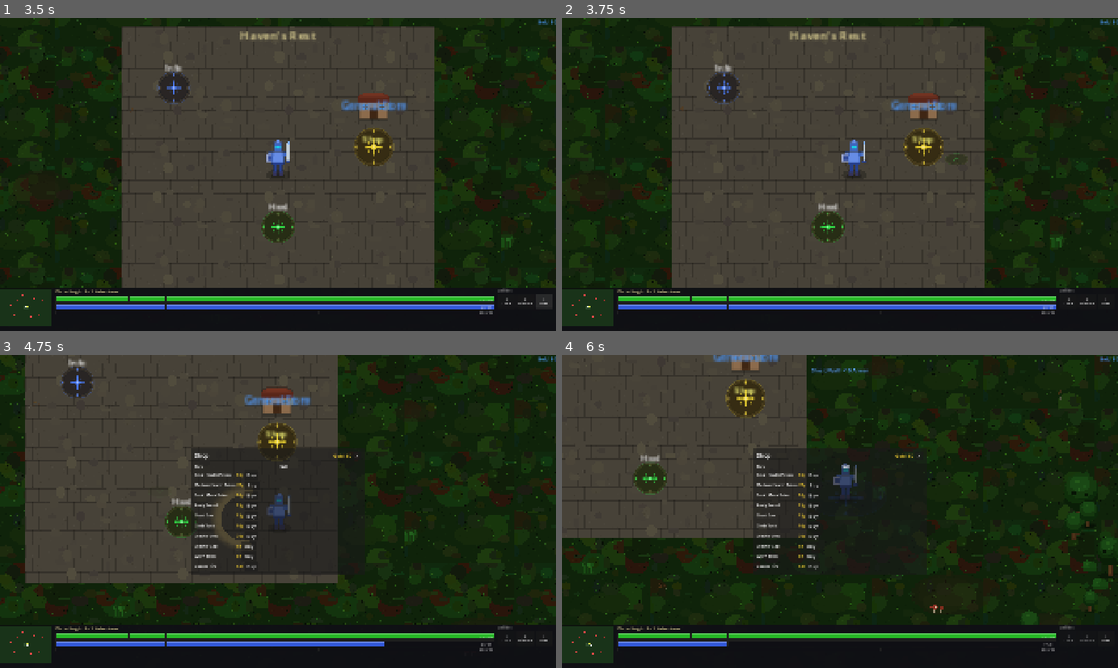
Above: before the commit, frames 1-4 (two rows, left to right).
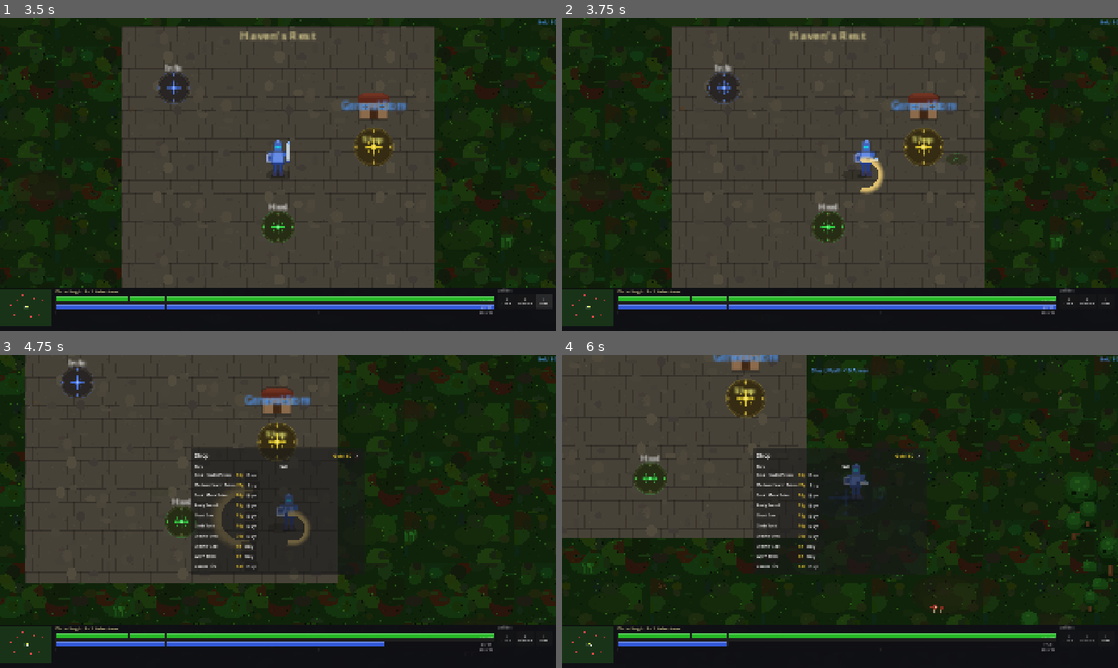
Above: after the commit, the same moments.

Repository: slxny/legends-open-rpg
Game: Godot game, scene res://scenes/main.tscn
The game is run twice, just before and just after one commit, with the same random seed, the same clock (stepped at 60 frames per second) and the same inputs.
Inputs (mouse positions are in pixels of both pictures, inside the frame that each line leads up to):
- Up to frame 1 (3.5 s): click "SELECT" at 0.5 s; click "Q Cleave" at 1.25 s; click "E Shield Wall" at 2 s; click "I Items" at 2.75 s
- Up to frame 2 (3.75 s): tap Enter at 3.5 s; move the mouse to (962, 158) at 3.52 s; hold D (move_right) from 3.53 s (still down); hold Space (attack) from 3.53 s (still down); click (962, 158) at 3.67 s
- Up to frame 3 (4.75 s): move the mouse to (166, 527) at 4.27 s; release D (move_right) at 4.28 s; release Space (attack) at 4.28 s; hold S (move_down) from 4.28 s (still down); tap Q (ability_1) at 4.35 s; click (166, 527) at 4.42 s; tap Space (attack) at 4.55 s
- Up to frame 4 (6 s): move the mouse to (895, 442) at 5.02 s; release S (move_down) at 5.03 s; hold D (move_right) 5.03-5.78 s; hold E (ability_2) 5.03-5.78 s; click (895, 442) at 5.17 s; tap Space (attack) at 5.3, 5.85 s; move the mouse to (812, 574) at 5.77 s; hold W (move_up) from 5.78 s (still down); click (812, 574) at 5.92 s

Frame 1 is identical in both runs. In frame 2, 0.6% of the frame differs, in the area x 50-59%, y 38-57%; in frame 3, 0.5%; in frame 4, 0.3%.

Commit message:
Space always swings; hits enemies in range, whiffs if none nearby
- Attack cooldown and animation now trigger regardless of whether an enemy
  is in range — you always see the swing
- If an enemy is under the mouse or in the forward cone, they take damage
- If no enemy is reachable, plays a whiff swing animation with slash VFX

https://claude.ai/code/session_01Dfh27BWG9Vw5HJZPhEGQWV

Diff:
--- a/scenes/player/player.gd
+++ b/scenes/player/player.gd
@@ -165,31 +165,35 @@
 	if _is_attack_animating or _attack_cooldown > 0.0:
 		return
 
+	_attack_cooldown = 1.0 / stats.attack_speed
 	_enemies_in_range = _enemies_in_range.filter(func(e): return is_instance_valid(e) and not e.get("_is_dead"))
 
-	# Priority 1: enemy directly under the mouse cursor
+	# Find the best target to hit, if any — attack swings regardless
+	var hit_target: Node2D = null
+
+	# Priority 1: enemy directly under the mouse cursor and in range
 	var mouse_target = _get_enemy_at_mouse()
 	if mouse_target and mouse_target in _enemies_in_range:
-		_attack_cooldown = 1.0 / stats.attack_speed
-		_perform_attack(mouse_target)
-		return
-
-	# Priority 2: closest enemy in the direction the hero is facing
-	var facing = Vector2.RIGHT if not sprite.flip_h else Vector2.LEFT
-	var best: Node2D = null
-	var best_score := -INF
-	for enemy in _enemies_in_range:
-		var to_enemy = (enemy.global_position - global_position)
-		var dot = facing.dot(to_enemy.normalized())
-		if dot > 0.3:  # Within ~72° cone in front
-			var score = dot - to_enemy.length() * 0.001
-			if score > best_score:
-				best_score = score
-				best = enemy
-
-	if best:
-		_attack_cooldown = 1.0 / stats.attack_speed
-		_perform_attack(best)
+		hit_target = mouse_target
+	else:
+		# Priority 2: closest enemy in the direction the hero is facing
+		var facing = Vector2.RIGHT if not sprite.flip_h else Vector2.LEFT
+		var best_score := -INF
+		for enemy in _enemies_in_range:
+			var to_enemy = (enemy.global_position - global_position)
+			var dot = facing.dot(to_enemy.normalized())
+			if dot > 0.3:  # Within ~72° cone in front
+				var score = dot - to_enemy.length() * 0.001
+				if score > best_score:
+					best_score = score
+					hit_target = enemy
+
+	# Always swing — pass null target for an empty swing with just VFX
+	var facing_dir = Vector2.RIGHT if not sprite.flip_h else Vector2.LEFT
+	if hit_target:
+		_perform_attack(hit_target)
+	else:
+		_perform_swing_no_target(facing_dir)
 
 func _get_world_mouse_pos() -> Vector2:
 	# Use the viewport's canvas transform so the result matches what is
@@ -327,6 +331,30 @@
 		# Melee attack: lunge + slash
 		_do_melee_attack(target, result)
 
+func _perform_swing_no_target(dir: Vector2) -> void:
+	# Full swing animation with VFX but no target — empty swing in facing direction
+	_is_attack_animating = true
+	var swing_idx = COMBO_SEQUENCE[_combo_index % COMBO_SEQUENCE.size()]
+	var frames = _combo_swings[swing_idx] if swing_idx < _combo_swings.size() else []
+	_combo_index += 1
+	_combo_timer = 0.0
+	var base_pos = sprite.position
+	var perp = Vector2(-dir.y, dir.x)
+	var tween = create_tween()
+	# Simple whiff: lunge forward, play slash VFX, return
+	if frames.size() >= 3:
+		tween.tween_callback(func(): sprite.texture = frames[0])
+	tween.tween_property(sprite, "position", base_pos - dir * 3.0, 0.07)
+	if frames.size() >= 3:
+		tween.tween_callback(func(): sprite.texture = frames[1])
+	tween.tween_property(sprite, "position", base_pos + dir * 10.0, 0.06)
+	if frames.size() >= 3:
+		tween.tween_callback(func(): sprite.texture = frames[2])
+	tween.tween_property(sprite, "position", base_pos + dir * 12.0, 0.04)
+	tween.tween_callback(func(): _spawn_slash_vfx(dir, 30.0, 1.0))
+	tween.tween_interval(0.05)
+	_anim_return_to_idle(tween, base_pos)
+
 func _do_melee_attack(target: Node2D, result: Dictionary) -> void:
 	if not is_instance_valid(target):
 		_is_attack_animating = false
